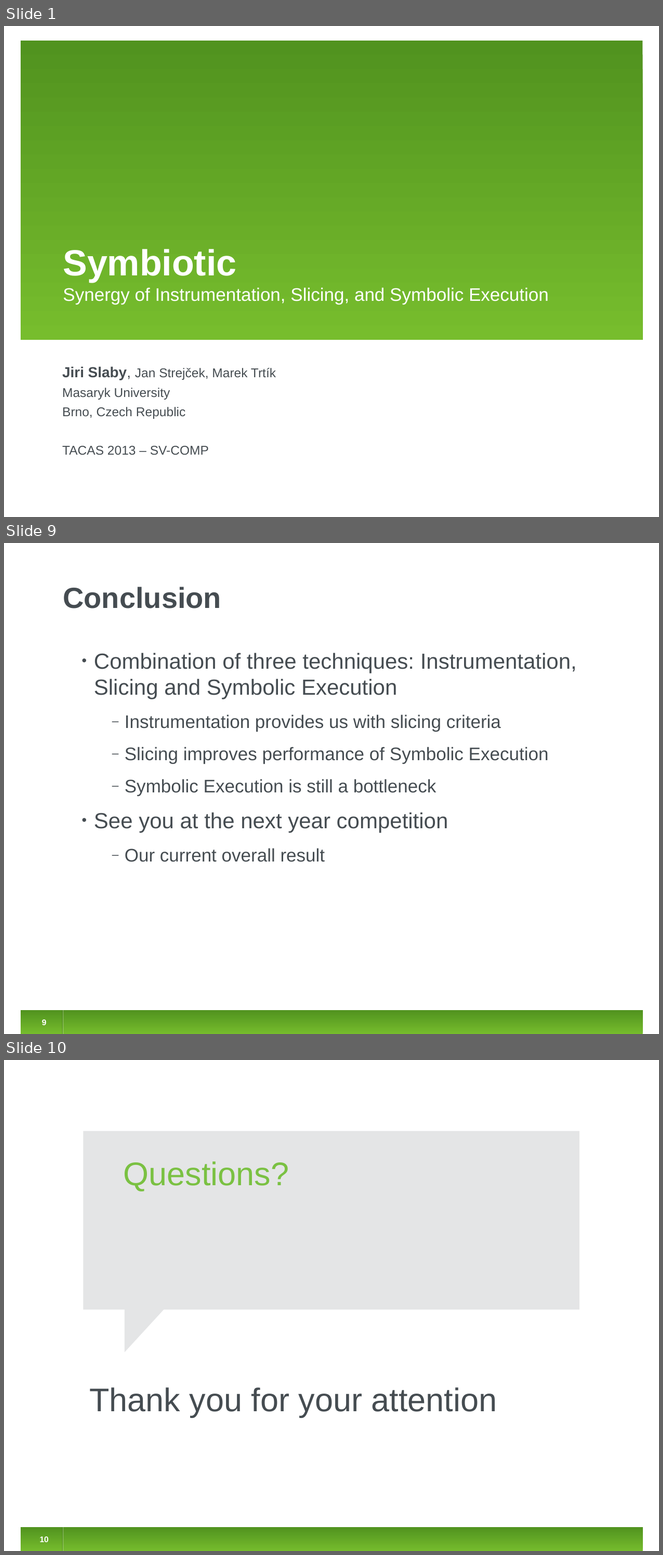
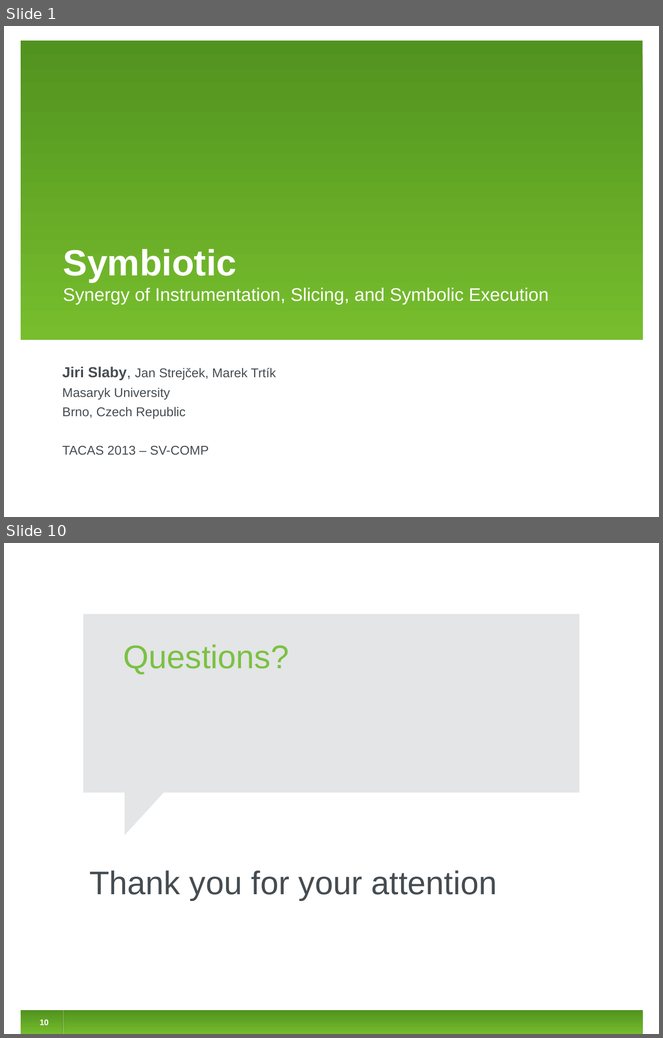
Before and after one commit to jirislaby/writings, a slide deck: presentations/tacas2013.odp. Shown one above the other, each under a label of ours: slides 1, 9 and 10 before the commit, slides 1 and 10 after it; the slides between them are not shown. The pictures are 663x1555 and 663x1038 pixels, drawn with LibreOffice and Linux fonts; fonts in the diff are those of the drawing. Boxes give left, top, right and bottom in pixels: in the first picture for what was removed or moved away, otherwise in the second. Text is boxed around its words. In the diff, an @@ line names an element or a change of style, - is before the commit and + after.

```diff
--- a/presentations/tacas2013.odp
+++ b/presentations/tacas2013.odp
@@ slide 9 removed at (4, 543, 659, 1034), background #FFFFFF; not listed: 1 template element that a slide beside it also shows @@
@@ title removed at (63, 587, 221, 609) @@
-Conclusion
@@ text removed at (94, 653, 577, 862) @@
-• Combination of three techniques: Instrumentation, Slicing and Symbolic Execution
-  ‒ Instrumentation provides us with slicing criteria
-  ‒ Slicing improves performance of Symbolic Execution
-  ‒ Symbolic Execution is still a bottleneck
-• See you at the next year competition
-  ‒ Our current overall result
@@ page number removed at (42, 1020, 47, 1026) @@
-9
@@ line removed from (62, 1011) to (62, 1034) @@
@@ line removed from (63, 1011) to (63, 1034) @@
```
Also in this commit, not shown: 5 slides changed, 3 slides added, 2 other slides removed.
